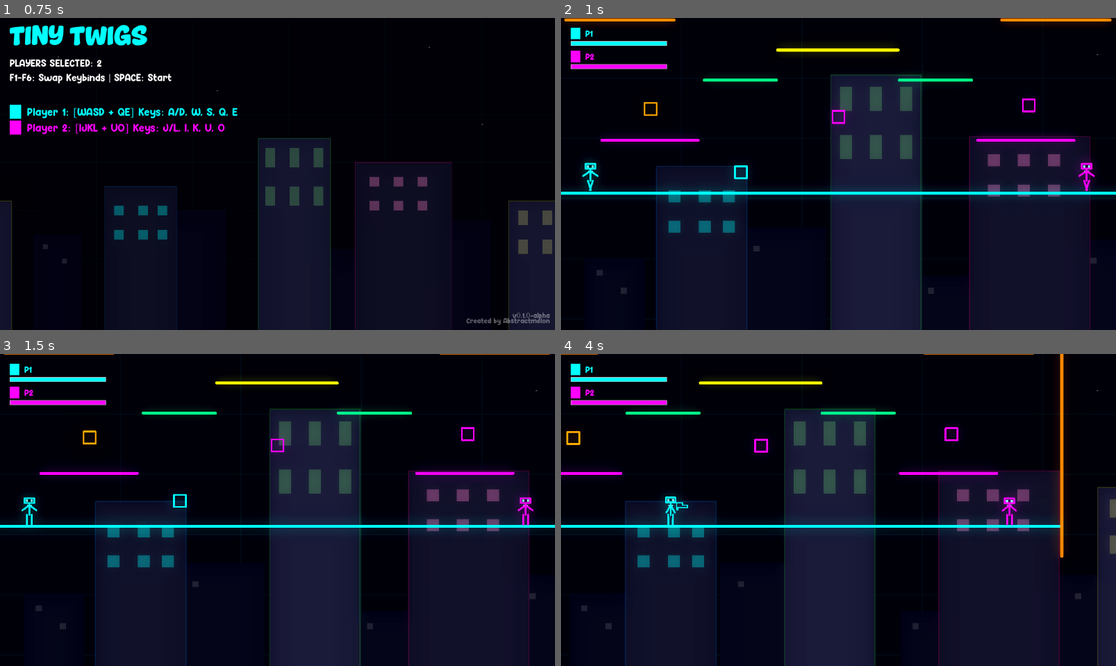
Above: before the commit, frames 1-4 (two rows, left to right).
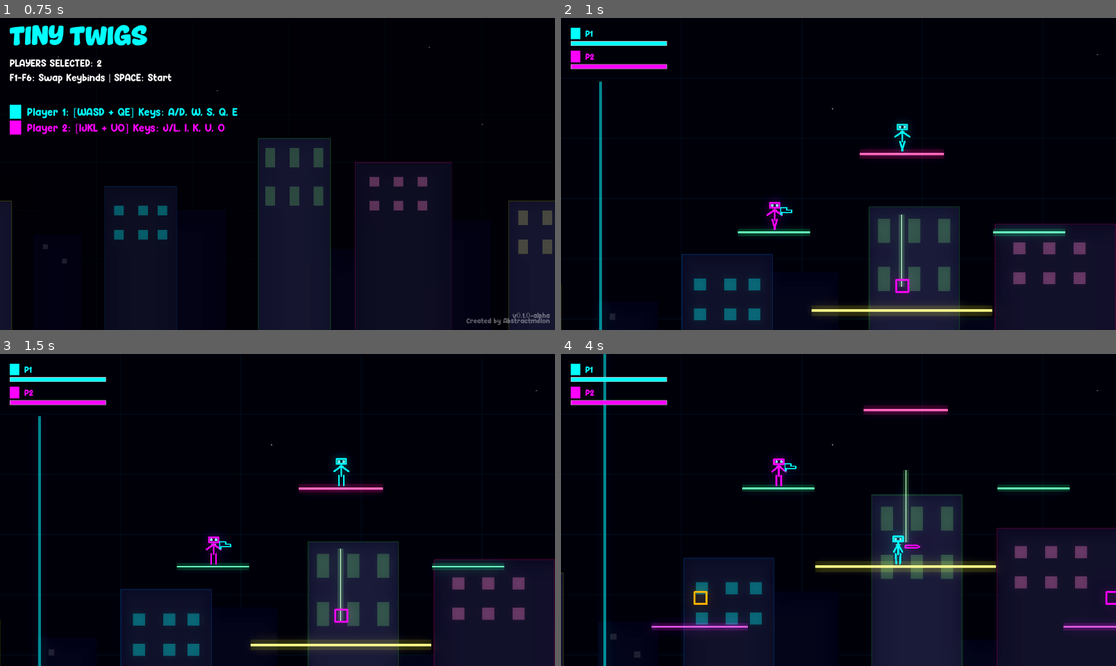
Above: after the commit, the same moments.

Repository: AbstractMelon/tiny-twigs
Game: Godot game, scene res://scenes/menu/menu.tscn
Two runs of this game, one before a commit and one after it. Both use one fixed random seed, a clock stepped at 60 frames per second and the inputs below.
Inputs:
- Up to frame 1 (0.75 s): tap Enter at 0.5 s; hold D from 0.53 s (still down); tap 2 at 0.6 s
- Up to frame 2 (1 s): keep holding D; tap Space at 0.77 s
- Up to frame 3 (1.5 s): keep holding D; tap 6 at 1.35 s
- Up to frame 4 (4 s): tap Space at 1.52, 3.02, 3.77 s; release D at 2.03 s; hold A 2.03-2.78 s; tap 0 at 2.1 s; hold D from 2.78 s (still down); tap Q at 2.85 s; tap E at 3.6 s

Frame 1 is identical in both runs. In frame 2, 32% of the frame differs, in the area x 0-100%, y 0-100%; in frame 3, 32%; in frame 4, 39%.

Commit message:
New map and random spawn points

Diff:
--- a/scenes/main/main.gd
+++ b/scenes/main/main.gd
@@ -52,14 +52,18 @@
 func _spawn_players():
 	var player_scene = preload("res://entities/player/player.tscn")
 
+	# Randomize spawn points
+	var available_spawns = spawn_points.duplicate()
+	available_spawns.shuffle()
+
 	for i in range(GameState.num_players):
 		var player = player_scene.instantiate()
 		player.player_id = i + 1
 		player.player_color = GameState.PLAYER_COLORS[i]
 
 		# Spawn at designated point
-		if i < spawn_points.size():
-			player.global_position = spawn_points[i]
+		if i < available_spawns.size():
+			player.global_position = available_spawns[i]
 		else:
 			# Random position if not enough spawn points
 			player.global_position = Vector2(
--- a/scenes/main/main.tscn
+++ b/scenes/main/main.tscn
@@ -18,26 +18,26 @@
 [sub_resource type="RectangleShape2D" id="RectangleShape2D_floor"]
 size = Vector2(1000, 6)
 
+[sub_resource type="CanvasItemMaterial" id="CanvasItemMaterial_add"]
+blend_mode = 1
+
 [sub_resource type="RectangleShape2D" id="RectangleShape2D_platform1"]
 size = Vector2(160, 10)
 
 [sub_resource type="RectangleShape2D" id="RectangleShape2D_platform2"]
 size = Vector2(160, 10)
 
-[sub_resource type="RectangleShape2D" id="RectangleShape2D_platform3"]
-size = Vector2(200, 10)
+[sub_resource type="RectangleShape2D" id="RectangleShape2D_platform9"]
+size = Vector2(300, 10)
+
+[sub_resource type="RectangleShape2D" id="RectangleShape2D_platformV"]
+size = Vector2(10, 120)
 
 [sub_resource type="RectangleShape2D" id="RectangleShape2D_platform4"]
 size = Vector2(120, 10)
 
 [sub_resource type="RectangleShape2D" id="RectangleShape2D_platform5"]
 size = Vector2(120, 10)
-
-[sub_resource type="RectangleShape2D" id="RectangleShape2D_platform6"]
-size = Vector2(180, 10)
-
-[sub_resource type="RectangleShape2D" id="RectangleShape2D_platform7"]
-size = Vector2(180, 10)
 
 [sub_resource type="RectangleShape2D" id="RectangleShape2D_platform8"]
 size = Vector2(140, 10)
@@ -57,7 +57,6 @@
 [node name="MusicPlayer" type="AudioStreamPlayer" parent="."]
 stream = ExtResource("4_bgm")
 autoplay = true
-bus = &"Music"
 
 [node name="Camera2D" type="Camera2D" parent="."]
 position = Vector2(512, 300)
@@ -68,136 +67,160 @@
 
 [node name="Arena" type="Node2D" parent="."]
 
+[node name="Decorations" type="Node2D" parent="Arena"]
+visible = false
+modulate = Color(1, 1, 1, 0.3)
+
+[node name="BeamL" type="Line2D" parent="Arena/Decorations"]
+points = PackedVector2Array(200, 0, 200, 648)
+width = 1.0
+default_color = Color(0, 1, 1, 0.2)
+
+[node name="BeamR" type="Line2D" parent="Arena/Decorations"]
+points = PackedVector2Array(824, 0, 824, 648)
+width = 1.0
+default_color = Color(0, 1, 1, 0.2)
+
 [node name="Floor" type="StaticBody2D" parent="Arena"]
-position = Vector2(512, 550)
+position = Vector2(512, 570)
 
 [node name="FloorShape" type="CollisionShape2D" parent="Arena/Floor"]
 shape = SubResource("RectangleShape2D_floor")
 
-[node name="FloorLine" type="Line2D" parent="Arena/Floor"]
+[node name="FloorGlow" type="Line2D" parent="Arena/Floor"]
+material = SubResource("CanvasItemMaterial_add")
 points = PackedVector2Array(-500, 0, 500, 0)
-width = 5.0
-default_color = Color(0, 1, 1, 1)
+width = 15.0
+default_color = Color(0, 1, 1, 0.15)
 joint_mode = 2
 begin_cap_mode = 2
 end_cap_mode = 2
 
-[node name="FloorGlow" type="PointLight2D" parent="Arena/Floor"]
-color = Color(0, 1, 1, 1)
-energy = 0.5
-texture_scale = 20.0
-
-[node name="Platform1" type="StaticBody2D" parent="Arena"]
-position = Vector2(200, 462)
-
-[node name="PlatformShape" type="CollisionShape2D" parent="Arena/Platform1"]
-shape = SubResource("RectangleShape2D_platform1")
-
-[node name="PlatformLine" type="Line2D" parent="Arena/Platform1"]
-points = PackedVector2Array(-80, 0, 80, 0)
-width = 5.0
-default_color = Color(1, 0, 1, 1)
+[node name="FloorLine" type="Line2D" parent="Arena/Floor"]
+points = PackedVector2Array(-500, 0, 500, 0)
+width = 3.0
+default_color = Color(0.4, 1, 1, 1)
 joint_mode = 2
 begin_cap_mode = 2
 end_cap_mode = 2
 
+[node name="Platform1" type="StaticBody2D" parent="Arena"]
+position = Vector2(170, 480)
+
+[node name="PlatformShape" type="CollisionShape2D" parent="Arena/Platform1"]
+shape = SubResource("RectangleShape2D_platform1")
+
+[node name="Glow" type="Line2D" parent="Arena/Platform1"]
+material = SubResource("CanvasItemMaterial_add")
+points = PackedVector2Array(-80, 0, 80, 0)
+width = 12.0
+default_color = Color(1, 0, 1, 0.15)
+
+[node name="PlatformLine" type="Line2D" parent="Arena/Platform1"]
+points = PackedVector2Array(-80, 0, 80, 0)
+width = 3.0
+default_color = Color(1, 0.4, 1, 1)
+
 [node name="Platform2" type="StaticBody2D" parent="Arena"]
-position = Vector2(824, 462)
+position = Vector2(854, 480)
 
 [node name="PlatformShape" type="CollisionShape2D" parent="Arena/Platform2"]
 shape = SubResource("RectangleShape2D_platform2")
 
+[node name="Glow" type="Line2D" parent="Arena/Platform2"]
+material = SubResource("CanvasItemMaterial_add")
+points = PackedVector2Array(-80, 0, 80, 0)
+width = 12.0
+default_color = Color(1, 0, 1, 0.15)
+
 [node name="PlatformLine" type="Line2D" parent="Arena/Platform2"]
 points = PackedVector2Array(-80, 0, 80, 0)
-width = 5.0
-default_color = Color(1, 0, 1, 1)
-joint_mode = 2
-begin_cap_mode = 2
-end_cap_mode = 2
-
-[node name="Platform3" type="StaticBody2D" parent="Arena"]
-position = Vector2(512, 312)
-
-[node name="PlatformShape" type="CollisionShape2D" parent="Arena/Platform3"]
-shape = SubResource("RectangleShape2D_platform3")
-
-[node name="PlatformLine" type="Line2D" parent="Arena/Platform3"]
-points = PackedVector2Array(-100, 0, 100, 0)
-width = 5.0
-default_color = Color(1, 1, 0, 1)
-joint_mode = 2
-begin_cap_mode = 2
-end_cap_mode = 2
+width = 3.0
+default_color = Color(1, 0.4, 1, 1)
+
+[node name="PlatformCenter" type="StaticBody2D" parent="Arena"]
+position = Vector2(512, 380)
+
+[node name="PlatformShape" type="CollisionShape2D" parent="Arena/PlatformCenter"]
+shape = SubResource("RectangleShape2D_platform9")
+
+[node name="Glow" type="Line2D" parent="Arena/PlatformCenter"]
+material = SubResource("CanvasItemMaterial_add")
+points = PackedVector2Array(-150, 0, 150, 0)
+width = 18.0
+default_color = Color(1, 1, 0, 0.1)
+
+[node name="PlatformLine" type="Line2D" parent="Arena/PlatformCenter"]
+points = PackedVector2Array(-150, 0, 150, 0)
+width = 4.0
+default_color = Color(1, 1, 0.5, 1)
+
+[node name="VerticalWall" type="StaticBody2D" parent="Arena"]
+position = Vector2(512, 280)
+
+[node name="WallShape" type="CollisionShape2D" parent="Arena/VerticalWall"]
+shape = SubResource("RectangleShape2D_platformV")
+
+[node name="Glow" type="Line2D" parent="Arena/VerticalWall"]
+material = SubResource("CanvasItemMaterial_add")
+points = PackedVector2Array(0, -60, 0, 60)
+default_color = Color(0.5, 1, 0.5, 0.15)
+
+[node name="WallLine" type="Line2D" parent="Arena/VerticalWall"]
+points = PackedVector2Array(0, -60, 0, 60)
+width = 2.0
+default_color = Color(0.7, 1, 0.7, 1)
 
 [node name="Platform4" type="StaticBody2D" parent="Arena"]
-position = Vector2(350, 362)
+position = Vector2(300, 250)
 
 [node name="PlatformShape" type="CollisionShape2D" parent="Arena/Platform4"]
 shape = SubResource("RectangleShape2D_platform4")
 
+[node name="Glow" type="Line2D" parent="Arena/Platform4"]
+material = SubResource("CanvasItemMaterial_add")
+points = PackedVector2Array(-60, 0, 60, 0)
+width = 12.0
+default_color = Color(0, 1, 0.5, 0.15)
+
 [node name="PlatformLine" type="Line2D" parent="Arena/Platform4"]
 points = PackedVector2Array(-60, 0, 60, 0)
-width = 5.0
-default_color = Color(0, 1, 0.5, 1)
-joint_mode = 2
-begin_cap_mode = 2
-end_cap_mode = 2
+width = 3.0
+default_color = Color(0.4, 1, 0.7, 1)
 
 [node name="Platform5" type="StaticBody2D" parent="Arena"]
-position = Vector2(674, 362)
+position = Vector2(724, 250)
 
 [node name="PlatformShape" type="CollisionShape2D" parent="Arena/Platform5"]
 shape = SubResource("RectangleShape2D_platform5")
 
+[node name="Glow" type="Line2D" parent="Arena/Platform5"]
+material = SubResource("CanvasItemMaterial_add")
+points = PackedVector2Array(-60, 0, 60, 0)
+width = 12.0
+default_color = Color(0, 1, 0.5, 0.15)
+
 [node name="PlatformLine" type="Line2D" parent="Arena/Platform5"]
 points = PackedVector2Array(-60, 0, 60, 0)
-width = 5.0
-default_color = Color(0, 1, 0.5, 1)
-joint_mode = 2
-begin_cap_mode = 2
-end_cap_mode = 2
-
-[node name="Platform6" type="StaticBody2D" parent="Arena"]
-position = Vector2(150, 262)
-
-[node name="PlatformShape" type="CollisionShape2D" parent="Arena/Platform6"]
-shape = SubResource("RectangleShape2D_platform6")
-
-[node name="PlatformLine" type="Line2D" parent="Arena/Platform6"]
-points = PackedVector2Array(-90, 0, 90, 0)
-width = 5.0
-default_color = Color(1, 0.5, 0, 1)
-joint_mode = 2
-begin_cap_mode = 2
-end_cap_mode = 2
-
-[node name="Platform7" type="StaticBody2D" parent="Arena"]
-position = Vector2(874, 262)
-
-[node name="PlatformShape" type="CollisionShape2D" parent="Arena/Platform7"]
-shape = SubResource("RectangleShape2D_platform7")
-
-[node name="PlatformLine" type="Line2D" parent="Arena/Platform7"]
-points = PackedVector2Array(-90, 0, 90, 0)
-width = 5.0
-default_color = Color(1, 0.5, 0, 1)
-joint_mode = 2
-begin_cap_mode = 2
-end_cap_mode = 2
-
-[node name="Platform8" type="StaticBody2D" parent="Arena"]
-position = Vector2(512, 182)
-
-[node name="PlatformShape" type="CollisionShape2D" parent="Arena/Platform8"]
+width = 3.0
+default_color = Color(0.4, 1, 0.7, 1)
+
+[node name="PlatformTop" type="StaticBody2D" parent="Arena"]
+position = Vector2(512, 120)
+
+[node name="PlatformShape" type="CollisionShape2D" parent="Arena/PlatformTop"]
 shape = SubResource("RectangleShape2D_platform8")
 
-[node name="PlatformLine" type="Line2D" parent="Arena/Platform8"]
+[node name="Glow" type="Line2D" parent="Arena/PlatformTop"]
+material = SubResource("CanvasItemMaterial_add")
 points = PackedVector2Array(-70, 0, 70, 0)
-width = 5.0
-default_color = Color(1, 0, 0.5, 1)
-joint_mode = 2
-begin_cap_mode = 2
-end_cap_mode = 2
+width = 15.0
+default_color = Color(1, 0, 0.5, 0.15)
+
+[node name="PlatformLine" type="Line2D" parent="Arena/PlatformTop"]
+points = PackedVector2Array(-70, 0, 70, 0)
+width = 4.0
+default_color = Color(1, 0.4, 0.7, 1)
 
 [node name="LeftWall" type="StaticBody2D" parent="Arena"]
 position = Vector2(12, 300)
@@ -211,6 +234,7 @@
 scale = Vector2(1, 0.92622954)
 points = PackedVector2Array(0, -300, 0, 300)
 width = 5.0
+default_color = Color(0, 1, 1, 0.5)
 
 [node name="RightWall" type="StaticBody2D" parent="Arena"]
 position = Vector2(1012, 300)
@@ -221,46 +245,46 @@
 [node name="WallLine" type="Line2D" parent="Arena/RightWall"]
 points = PackedVector2Array(0, -300, 0, 300)
 width = 5.0
-default_color = Color(1, 0.5, 0, 1)
-joint_mode = 2
-begin_cap_mode = 2
-end_cap_mode = 2
+default_color = Color(1, 0.5, 0, 0.5)
 
 [node name="SpawnPoints" type="Node2D" parent="Arena"]
 
 [node name="Spawn1" type="Marker2D" parent="Arena/SpawnPoints"]
-position = Vector2(100, 500)
+position = Vector2(100, 520)
 
 [node name="Spawn2" type="Marker2D" parent="Arena/SpawnPoints"]
-position = Vector2(924, 500)
+position = Vector2(924, 520)
 
 [node name="Spawn3" type="Marker2D" parent="Arena/SpawnPoints"]
-position = Vector2(300, 350)
+position = Vector2(300, 200)
 
 [node name="Spawn4" type="Marker2D" parent="Arena/SpawnPoints"]
-position = Vector2(724, 350)
+position = Vector2(724, 200)
 
 [node name="Spawn5" type="Marker2D" parent="Arena/SpawnPoints"]
-position = Vector2(412, 200)
+position = Vector2(512, 330)
 
 [node name="Spawn6" type="Marker2D" parent="Arena/SpawnPoints"]
-position = Vector2(612, 200)
+position = Vector2(512, 70)
 
 [node name="WeaponSpawns" type="Node2D" parent="Arena"]
 
 [node name="WeaponSpawn1" type="Marker2D" parent="Arena/WeaponSpawns"]
-position = Vector2(512, 424)
+position = Vector2(512, 340)
 
 [node name="WeaponSpawn2" type="Marker2D" parent="Arena/WeaponSpawns"]
-position = Vector2(200, 411)
+position = Vector2(170, 440)
 
 [node name="WeaponSpawn3" type="Marker2D" parent="Arena/WeaponSpawns"]
-position = Vector2(828, 405)
+position = Vector2(854, 440)
 
 [node name="WeaponSpawn4" type="Marker2D" parent="Arena/WeaponSpawns"]
-position = Vector2(350, 516)
+position = Vector2(300, 210)
 
 [node name="WeaponSpawn5" type="Marker2D" parent="Arena/WeaponSpawns"]
-position = Vector2(671, 515)
+position = Vector2(724, 210)
+
+[node name="WeaponSpawn6" type="Marker2D" parent="Arena/WeaponSpawns"]
+position = Vector2(512, 80)
 
 [node name="UI" parent="." instance=ExtResource("2_ui")]
Not shown: 1 places in scenes/main/main.tscn that only renumber resources
